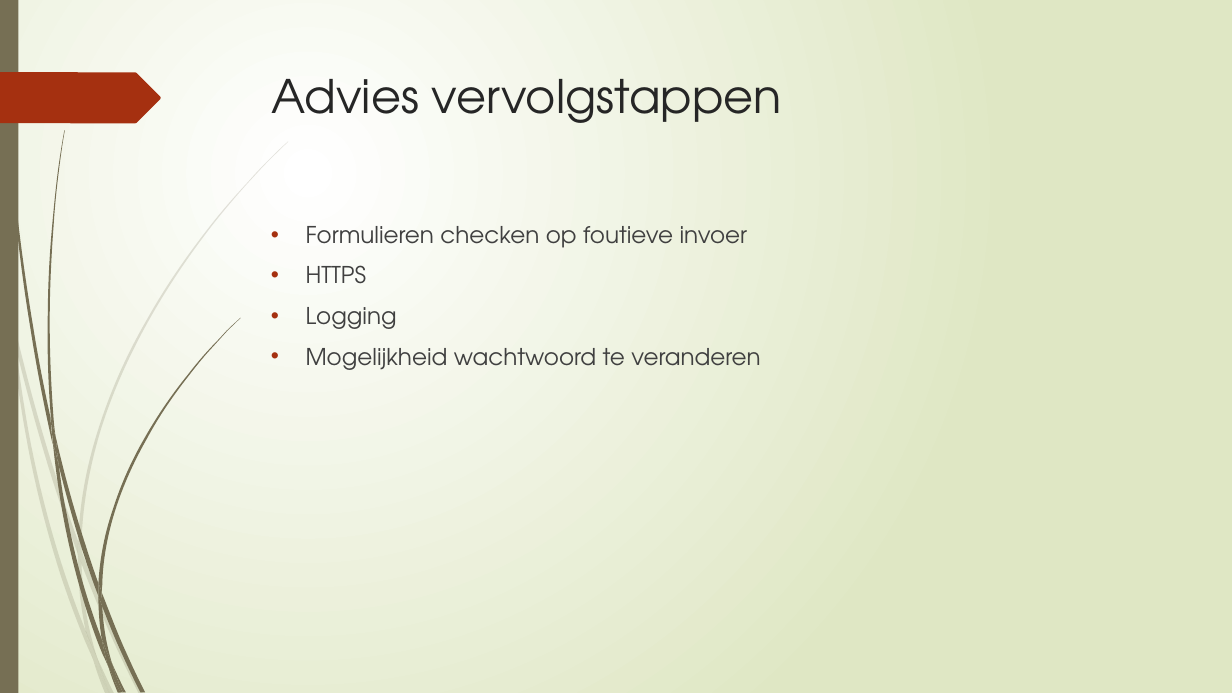
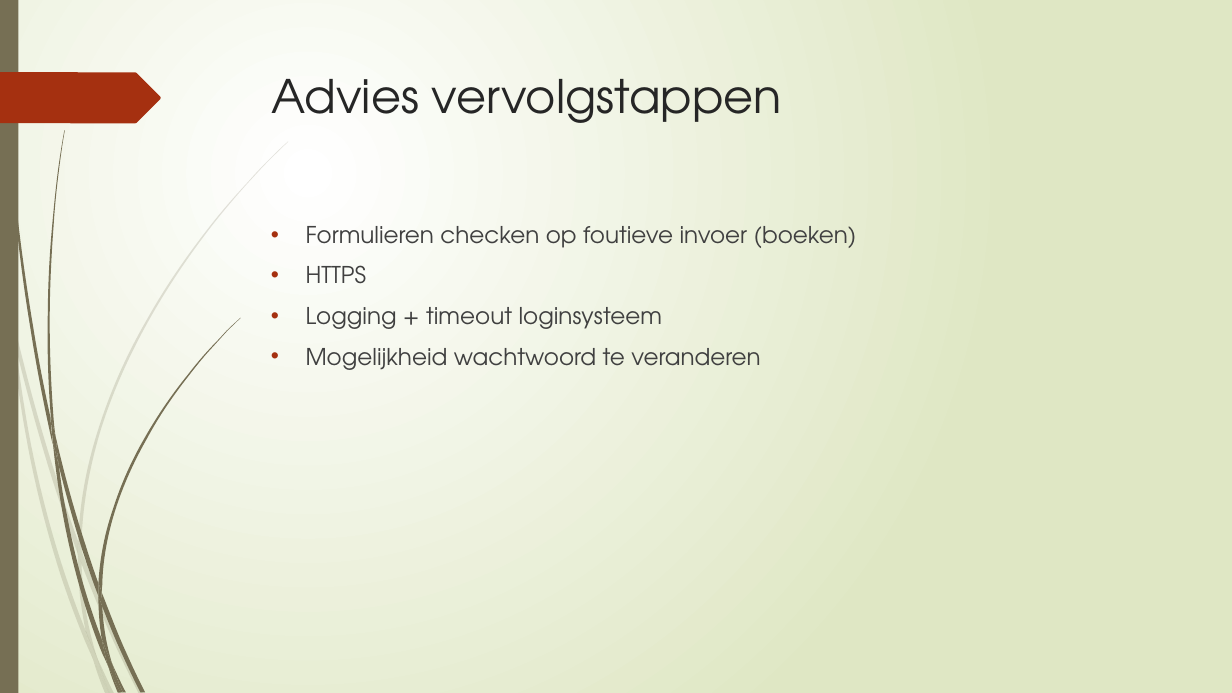
Before and after one commit to Carlodeboer/GFY1-03, a slide deck: slide 8 of Opleveren/Sprint 3 presentatie.pptx. Drawn at 1232x693 pixels with LibreOffice and Linux fonts; fonts in the diff are those of the drawing. Boxes give left, top, right and bottom in pixels: in the first picture for what was removed or moved away, otherwise in the second. Text is boxed around its words. In the diff, an @@ line names an element or a change of style, - is before the commit and + after.

```diff
--- a/Opleveren/Sprint 3 presentatie.pptx
+++ b/Opleveren/Sprint 3 presentatie.pptx
@@ text at box(306, 226, 857, 248): text changed @@
-• Formulieren checken op foutieve invoer
+• Formulieren checken op foutieve invoer (boeken)
@@ text at box(306, 307, 662, 329): text changed @@
-• Logging
+• Logging + timeout loginsysteem
```
Also in this commit, not shown: 2 other slides changed.
